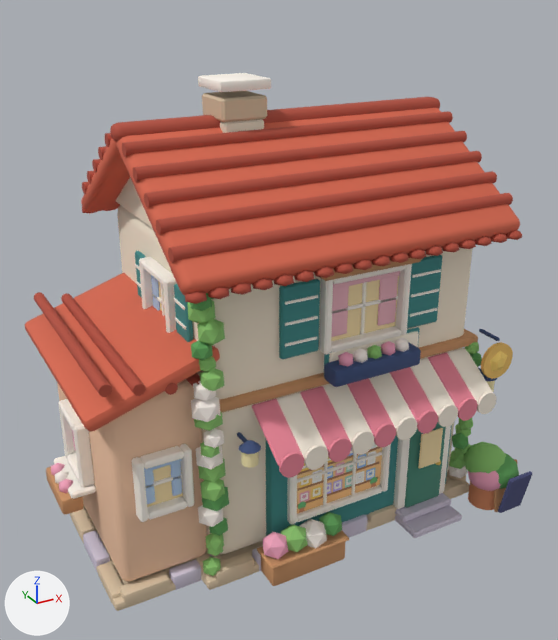
What one commit did to the glTF model hashikae/assets/models/view/ac_shop_r90.glb.
Both versions are drawn from a camera (50 mm lens) standing at (-7.48, -14.35, 11.49) and looking at (0.0, -0.75, 4.69). The lights are fixed; the arrows at lower left show +X, +Y and +Z. The picture after the commit comes second. Where no turn or scale is listed for an object, it has been applied to the vertices. Vertices at exactly the same position are counted once.

In view in the first picture: 'body', 'nomask'.
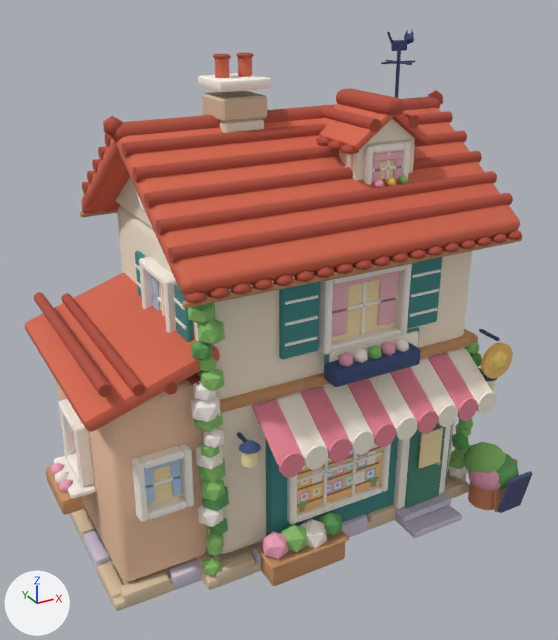
Where the newer file only moved an object's origin or applied its transform, the numbers keep the older frame.

Boxes [x1, y1, x2, y2] around the edits, measured in the pictures (558 x 640 px):
'body', reshaped (8% taller): before [25, 73, 522, 611]; after [25, 30, 522, 611]
part 1 of me_body, added: after [215, 59, 229, 78]
part 2 of me_body, added: after [238, 58, 252, 77]
part 3 of me_body, added: after [340, 144, 359, 154]
part 4 of me_body, added: after [328, 140, 342, 150]
part 5 of me_body, added: after [316, 136, 330, 146]
part 6 of me_body, added: after [414, 138, 431, 145]
part 7 of me_body, added: after [385, 152, 390, 180]
part 8 of me_body, added: after [372, 165, 403, 172]
part 9 of me_body, added: after [373, 153, 404, 162]
part 10 of me_body, added: after [374, 179, 384, 188]
part 11 of me_body, added: after [386, 177, 396, 186]
part 12 of me_body, added: after [398, 175, 408, 184]
part 13 of me_body, added: after [103, 116, 122, 137]
part 14 of me_body, added: after [428, 90, 443, 105]
part 15 of me_body, added: after [381, 60, 415, 64]
part 16 of me_body, added: after [385, 60, 412, 65]
part 17 of me_body, added: after [404, 33, 414, 44]
part 18 of me_body, added (mostly hidden): after [372, 150, 403, 179]
part 19 of me_body, added: after [80, 30, 522, 308]

Diff of the bpy script that builds the scene:
```diff
--- a/hashikae/assets/models/view/ac_shop_r90.glb.py
+++ b/hashikae/assets/models/view/ac_shop_r90.glb.py
@@ me_body @@
-me_body.from_pydata(...)  # 7132 vertices, 10919 faces; spans x -4.87..4.87, y -3.49..3.49, z -4.88..4.88
+me_body.from_pydata(...)  # 8381 vertices, 12818 faces; spans x -4.87..4.95, y -3.49..3.49, z -4.88..5.64
+# me_body part 1: the loose piece of 19 vertices spanning x -1.81..-1.49, y -3.01..-2.67, z -1.91..-1.55 is copied, and the copy is scaled about its middle by (0.822, 0.822, 1.11), then moved by (1.05, 3.05, 6.8), in mat_ac_base; it spans x -0.73..-0.46, y 0.07..0.35, z 4.87..5.27
+# me_body part 2: the loose piece of 19 vertices spanning x -1.81..-1.49, y -3.01..-2.67, z -1.91..-1.55 is copied, and the copy is scaled about its middle by (0.824, 0.822, 1.11), then moved by (1.55, 3.05, 6.8), in mat_ac_base; it spans x -0.23..0.04, y 0.07..0.35, z 4.87..5.27
+# me_body part 3: the loose piece of 11 vertices spanning x 0.98..1.35, y -3.07..-2.71, z 1.7..1.87 is copied, and the copy is moved by (0.11, 1.35, 1.86); it spans x 1.08..1.46, y -1.72..-1.36, z 3.56..3.72
+# me_body part 4: the loose piece of 11 vertices spanning x 0.98..1.35, y -3.07..-2.71, z 1.7..1.87 is copied, and the copy is moved by (0.11, 1.8, 1.86); it spans x 1.08..1.46, y -1.27..-0.91, z 3.56..3.72
+# me_body part 5: the loose piece of 11 vertices spanning x 0.98..1.35, y -3.07..-2.71, z 1.7..1.87 is copied, and the copy is moved by (0.11, 2.25, 1.86); it spans x 1.08..1.46, y -0.82..-0.46, z 3.56..3.72
+# me_body part 6: the loose piece of 11 vertices spanning x 2.66..3.04, y -3.07..-2.71, z 1.7..1.87 is copied, and the copy is moved by (0.18, 1.35, 1.86); it spans x 2.84..3.22, y -1.72..-1.36, z 3.56..3.72
+# me_body part 7: the loose piece of 23 vertices spanning x 1.12..1.19, y -2.44..-2.32, z 0.02..1.32 is copied, and the copy is scaled about its middle by (0.996, 1, 0.495), then moved by (1.0, 0.8, 2.48); it spans x 2.12..2.19, y -1.64..-1.52, z 2.83..3.48
+# me_body part 8: the loose piece of 23 vertices spanning x 0.0..2.3, y -2.76..-2.34, z 1.48..1.72 is copied, and the copy is scaled about its middle by (0.33, 0.3, 0.32), then moved by (1.0, 0.97, 1.55); it spans x 1.78..2.53, y -1.64..-1.52, z 3.12..3.19
+# me_body part 9: the loose piece of 23 vertices spanning x 0.3..2.0, y -2.45..-2.38, z 1.15..1.29 is copied, and the copy is scaled about its middle by (0.428, 0.992, 0.998), then moved by (1.0, 0.8, 2.16); it spans x 1.78..2.53, y -1.65..-1.58, z 3.31..3.45
+# me_body part 10: the loose piece of 12 vertices spanning x 1.68..1.98, y -3.0..-2.71, z -0.36..-0.02 is copied, and the copy is scaled about its middle by 0.648, then moved by (0.02, 1.1, 3.09); it spans x 1.75..1.95, y -1.85..-1.67, z 2.79..3.01
+# me_body part 11: the loose piece of 12 vertices spanning x 1.85..2.06, y -2.77..-2.57, z -0.5..-0.26 is copied, and the copy is scaled about its middle by 0.916, then moved by (0.2, 0.91, 3.28); it spans x 2.05..2.25, y -1.85..-1.67, z 2.79..3.01
+# me_body part 12: the loose piece of 12 vertices spanning x 1.85..2.06, y -2.77..-2.57, z -0.5..-0.26 is copied, and the copy is scaled about its middle by 0.917, then moved by (0.5, 0.91, 3.28); it spans x 2.35..2.55, y -1.85..-1.67, z 2.79..3.01
+# me_body part 13: the loose piece of 12 vertices spanning x -1.95..-1.59, y -2.63..-2.28, z 1.68..2.09 is copied, and the copy is moved by (-1.1, 2.66, 2.24); it spans x -3.05..-2.69, y 0.04..0.38, z 3.92..4.32
+# me_body part 14: the loose piece of 12 vertices spanning x 4.01..4.35, y -2.59..-2.26, z -1.14..-0.76 is copied, and the copy is scaled about its middle by 1.05, then moved by (0.6, 2.63, 5.07); it spans x 4.59..4.95, y 0.04..0.38, z 3.92..4.32
+# me_body part 15: the loose piece of 8 vertices spanning x 4.16..4.21, y 0.06..0.12, z -0.23..1.77 is copied, and the copy is scaled about its middle by (18, 0.662, 0.0199), then moved by (-0.53, 0.12, 4.2); it spans x 3.2..4.1, y 0.19..0.23, z 4.95..4.99
+# me_body part 16: the loose piece of 8 vertices spanning x 4.16..4.22, y 0.09..0.49, z -0.23..1.77 is copied, and the copy is scaled about its middle by (0.668, 2.25, 0.0199), then moved by (-0.54, -0.08, 4.2); it spans x 3.63..3.67, y -0.24..0.66, z 4.95..4.99
+# me_body part 17: the loose piece of 12 vertices spanning x 1.85..2.06, y -2.77..-2.57, z -0.5..-0.26 is copied, and the copy is moved by (1.95, 2.88, 5.83); it spans x 3.79..4.02, y 0.1..0.32, z 5.33..5.57
+# me_body part 18: the loose piece of 8 vertices spanning x 2.28..2.99, y -2.51..-2.47, z 1.08..1.13 is copied, and the copy is scaled about its middle by (1.05, 2.51, 13), then moved by (-0.49, 0.95, 2.05), in mat_glass_window; it spans x 1.78..2.53, y -1.59..-1.49, z 2.83..3.48
+# me_body part 19: 906 vertices added at x -2.87..4.78, y -2.95..3.37, z 1.59..5.64
+# other edits to the shape of me_body do not show in these pictures
 me_body.materials.append(mat_ac_base)
```
